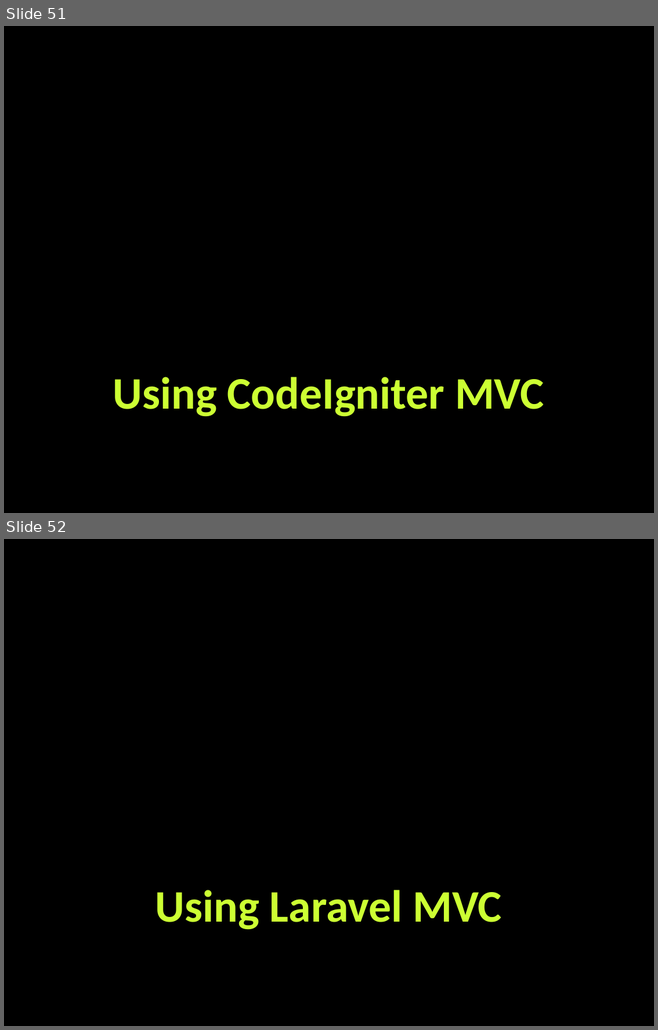
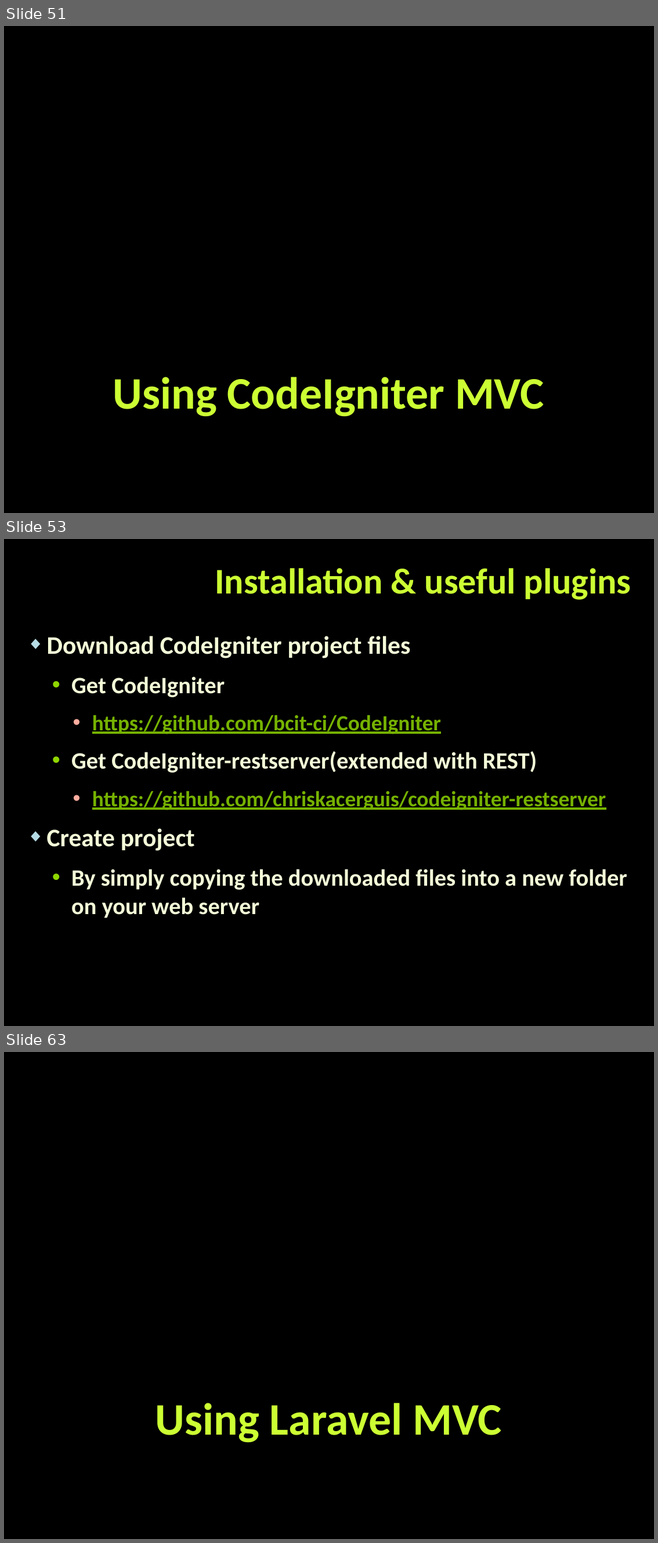
Before and after one commit to tanzhur/PHP_MVC-seminar, a slide deck: PHP_MVC.pptx. Shown one above the other, each under a label of ours: slides 51 and 52 before the commit, slides 51, 53 and 63 after it; the slides between them are not shown. The pictures are 658x1030 and 658x1543 pixels, drawn with LibreOffice and Linux fonts; fonts in the diff are those of the drawing; background and template pictures are left out. Boxes give left, top, right and bottom in pixels: in the first picture for what was removed or moved away, otherwise in the second. Text is boxed around its words. In the diff, an @@ line names an element or a change of style, - is before the commit and + after.

Commit message:
Code igniter bit of presentation done

```diff
--- a/PHP_MVC.pptx
+++ b/PHP_MVC.pptx
@@ slide 53 added at box(4, 539, 654, 1026), background picture (left out) @@
@@ title added at box(215, 568, 631, 600), 40 pt, text #CCFF33, bold @@
+Installation & useful plugins
@@ text added at box(47, 636, 626, 890), 26 pt, text #F4FCD8, bold @@
+◆ Download CodeIgniter project files
+  • Get CodeIgniter
+    • https://github.com/bcit-ci/CodeIgniter
+  • Get CodeIgniter-restserver(extended with REST)
+    • https://github.com/chriskacerguis/codeigniter-restserver
+◆ Create project
+  • By simply copying the downloaded files into a new folder on your web server
@@ what was slide 52 is now slide 63 @@
```
Also in this commit, not shown: 1 slide changed, 10 other slides added.
